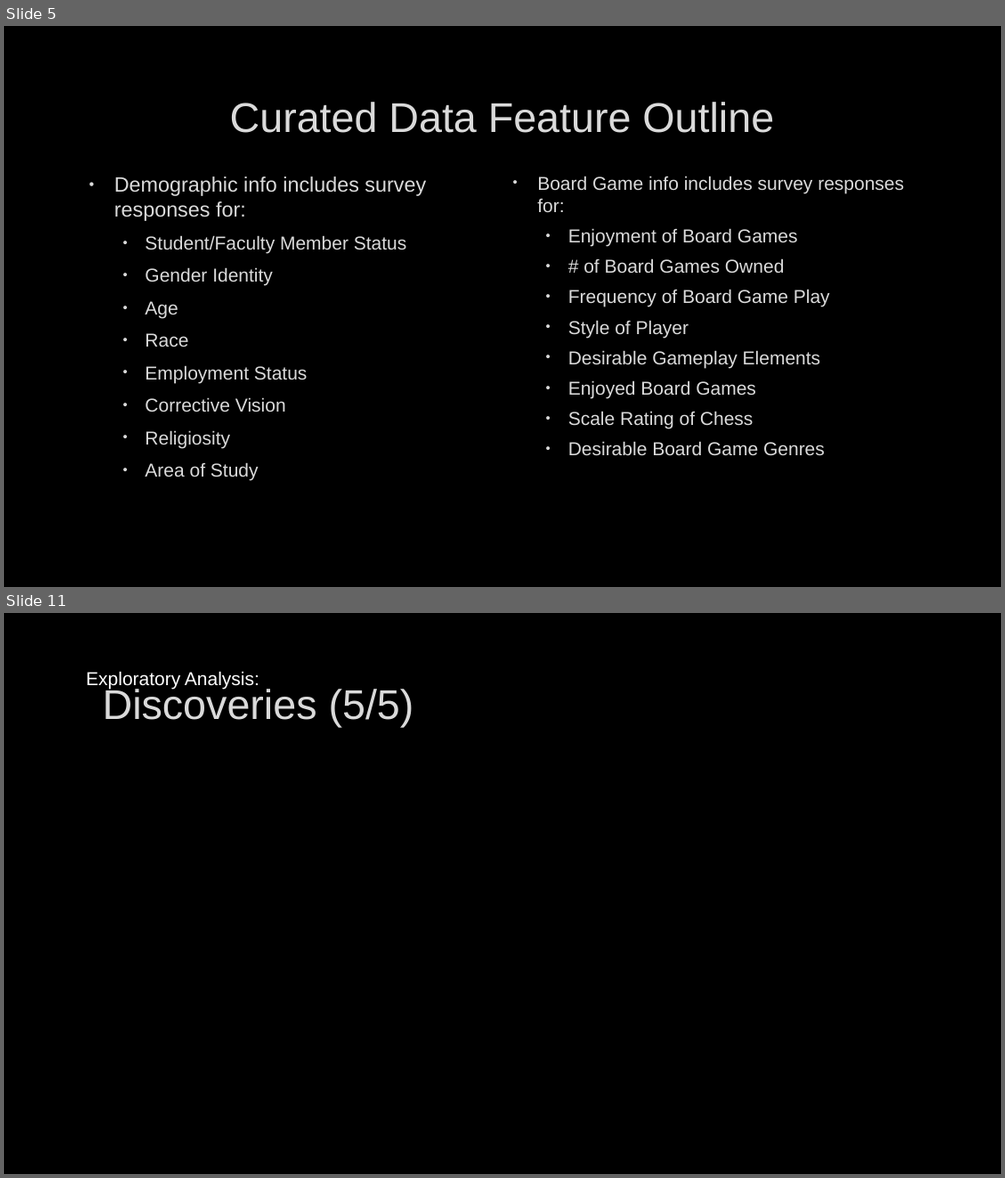
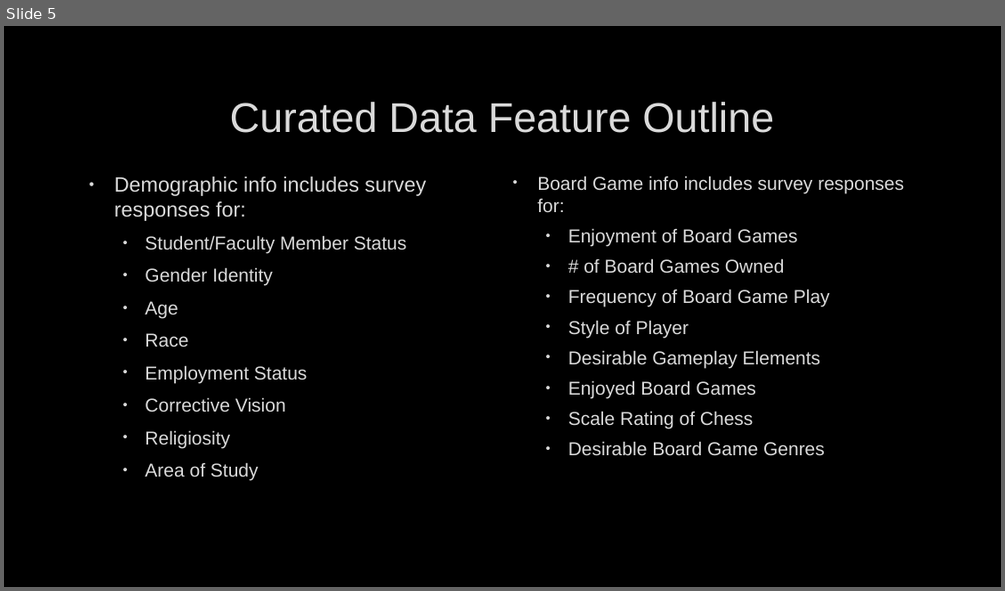
Before and after one commit to sevenwwu/sevenwwu.github.io, a slide deck: write-ups/presentation.pptx. Shown one above the other, each under a label of ours: slides 5 and 11 before the commit, slide 5 after it; the slides between them are not shown. The pictures are 1005x1178 and 1005x591 pixels, drawn with LibreOffice and Linux fonts; fonts in the diff are those of the drawing; background and template pictures are left out. Boxes give left, top, right and bottom in pixels: in the first picture for what was removed or moved away, otherwise in the second. Text is boxed around its words. In the diff, an @@ line names an element or a change of style, - is before the commit and + after.

```diff
--- a/write-ups/presentation.pptx
+++ b/write-ups/presentation.pptx
@@ slide 11 removed at [4, 613, 1001, 1174], background picture (left out) @@
@@ text removed at [86, 671, 259, 689] @@
-Exploratory Analysis:
@@ title removed at [103, 686, 414, 727] @@
-Discoveries (5/5)
```
Also in this commit, not shown: 5 slides changed, 1 slide added, 2 other slides removed.
